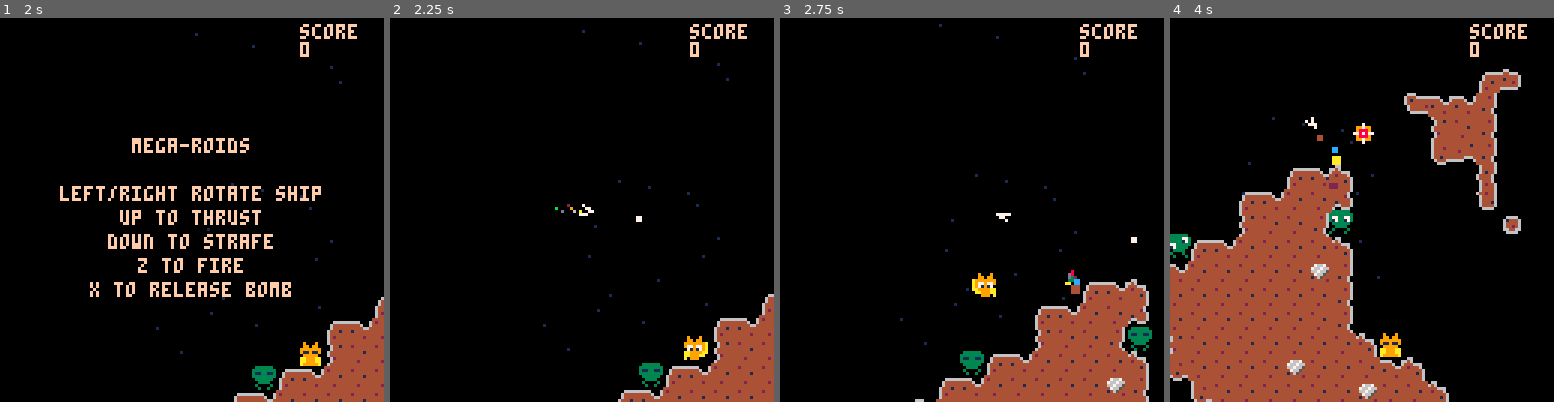
Above: before the commit, frames 1-4 (left to right).
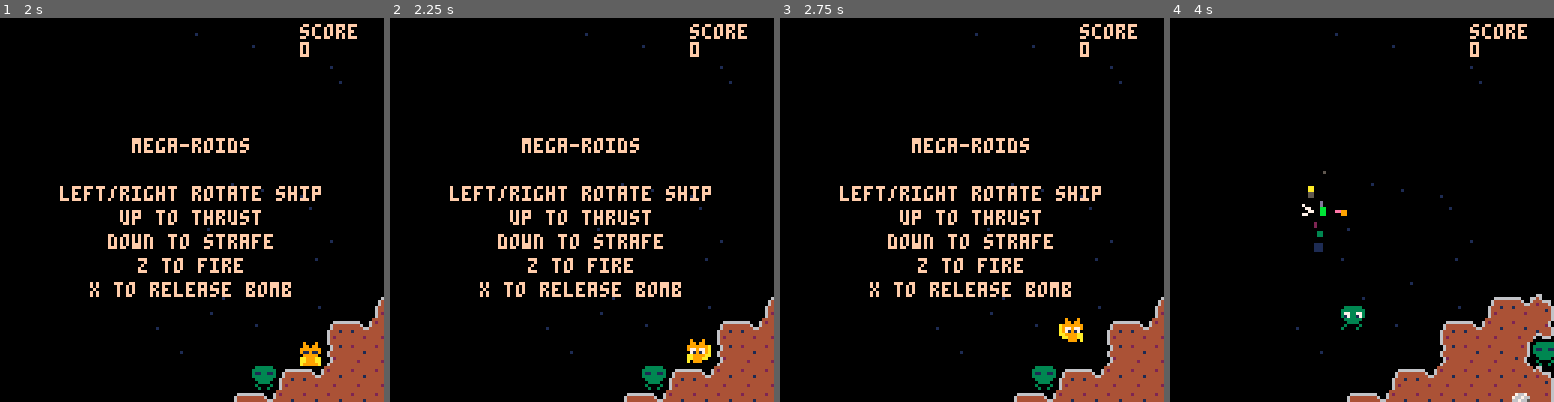
Above: after the commit, the same moments.

Repository: jcupitt/pico8
Game: PICO-8 cartridge mega/mega.p8
Same seed, same stepped clock (60 frames per second), same inputs: the game is played once before the commit and once after it.
Inputs:
- Up to frame 1 (2 s): tap X (X key) at 0.33, 1.07, 1.85 s; tap O (Z key) at 0.7, 1.7 s; hold Right from 1.6 s (still down)
- Up to frame 2 (2.25 s): release Right at 2.1 s; tap O (Z key) at 2.1 s; hold Up from 2.15 s (still down)
- Up to frame 3 (2.75 s): release Up at 2.42 s; hold Right from 2.47 s (still down); tap O (Z key) at 2.5 s
- Up to frame 4 (4 s): tap O (Z key) at 2.9, 3.3, 3.7 s; tap X (X key) at 2.97 s; release Right at 3.03 s; hold Left 3.08-3.58 s; hold Down 3.63-3.97 s

Frame 1 is identical in both runs. In frame 2, 6.3% of the frame differs, in the area x 15-100%, y 3-100%; in frame 3, 14%; in frame 4, 38%, in the area x 0-100%, y 3-100%.

Commit message:
tune 60fps

Diff:
--- a/mega/mega.p8
+++ b/mega/mega.p8
@@ -34,10 +34,11 @@
  for n = 1, m + m * 2 * rnd() do
   local p = add_particle(x, y)
   local a = rnd()
-
-  p.dx = (2 + 0.2 * m) * rnd() * sin(a)
-  p.dy = (2 + 0.2 * m) * rnd() * cos(a)
-  p.l = 30 * rnd() + 10
+  local s = 2 + 0.02 * m
+
+  p.dx = s * rnd() * sin(a)
+  p.dy = s * rnd() * cos(a)
+  p.l = 40 * rnd() + 5
   p.dc = 1
   p.c = 15 * rnd()
   p.s = 3 * rnd()
@@ -48,8 +49,8 @@
  local s = add_particle(x, y)
 
  a += (rnd() - 0.5) * 0.1
- s.dx = 2 * sin(a)
- s.dy = 2 * cos(a)
+ s.dx = sin(a)
+ s.dy = cos(a)
  s.l = 10 * rnd() + 10
  s.dc = 1
  s.c = 15 * rnd()
@@ -59,7 +60,7 @@
 end
 
 function update_particle(p)
- p.dx += -p.dx / 10
+ p.dx += p.ddx - p.dx / 10
  p.dy += p.ddy - p.dy / 10
  p.x += p.dx
  p.y += p.dy
@@ -316,12 +317,12 @@
 function add_bullet(x, y, a)
  local b = add_actor(x, y)
 
- b.dx = 2 * cos(a)
- b.dy = 2 * sin(a)
+ b.dx = cos(a)
+ b.dy = sin(a)
  b.x += b.dx
  b.y += b.dy
  b.sp = 11
- b.l = 50
+ b.l = 80
  b.r = 2
  b.update = update_bullet
 
@@ -350,7 +351,7 @@
 
 function kill_ship()
  alive = false
- dead_timer = 100
+ dead_timer = 200
  explosion(ship.x + 4, ship.y + 4, 200)
  sfx(8)
 end
@@ -389,19 +390,19 @@
  local b = add_actor(x, y)
 
  b.sp = 9
- b.l = 200
+ b.l = 400
  b.update = update_bomb
 
  return b
 end
 
 function update_ship(s)
- s.ddx = -0.02 * s.dx
- s.ddy = -0.02 * s.dy
+ s.ddx = -0.01 * s.dx
+ s.ddy = -0.01 * s.dy
 
  if alive then
   if btn(3) then
-   local t = 0.07
+   local t = 0.03
 
    if btn(1) then
     s.dx -= t * cos(s.angle + 0.25)
@@ -420,20 +421,20 @@
     p.dx += s.dx
    end
   else
-   if(btn(1)) s.angle -= 1 / 32
-   if(btn(0)) s.angle += 1 / 32
+   if(btn(1)) s.angle -= 1 / 64
+   if(btn(0)) s.angle += 1 / 64
   end
 
   if btn(2) then
-   s.dx += 0.1 * cos(s.angle)
-   s.dy += 0.1 * sin(s.angle)
+   s.dx += 0.01 * cos(s.angle)
+   s.dy += 0.01 * sin(s.angle)
 
    local p = jet(s.x + 4, s.y + 4, 1 - s.angle + 0.25)
    p.dy += s.dy
    p.dx += s.dx
   end
 
-  max_speed(s, 2)
+  max_speed(s, 1)
 
   s.bt = max(0, s.bt - 1)
   if btn(4) and s.bt == 0 then
@@ -441,7 +442,7 @@
    b.dx += s.dx
    b.dy += s.dy
 
-   s.bt = 10
+   s.bt = 20
   end
 
   s.bm = max(0, s.bm - 1)
@@ -450,7 +451,7 @@
    b.dx += s.dx
    b.dy += s.dy
 
-   s.bm = 20
+   s.bm = 40
   end
  end
 
@@ -495,8 +496,8 @@
 function update_octo(m)
  m.f = (m.f + 0.2) % 4
 
- m.dx += (ship.x - m.x) * 0.0005
- m.dy += (ship.y - m.y) * 0.0005
+ m.dx += (ship.x - m.x) * 0.0002
+ m.dy += (ship.y - m.y) * 0.0002
  max_speed(m, 10)
 end
 
@@ -519,32 +520,34 @@
 function update_centi(m)
  m.f = (m.f + 0.1) % 2
 
- m.dx += (ship.x - m.x) * 0.0005
- m.dy += (ship.y - m.y) * 0.0005
+ m.dx += (ship.x - m.x) * 0.0002
+ m.dy += (ship.y - m.y) * 0.0002
  max_speed(m, 10)
 end
 
 function update_segment(s)
  local f = s.following
 
- if not f.alive then
-  explosion(s.x + 4, s.y + 4, 5)
-  kill_monster(s)
- end
-
- add(s.queue, {f.x, f.y})
- if #s.queue > 5 then
-  local p = s.queue[1]
-
-  s.x = p[1]
-  s.y = p[2]
-
-  del(s.queue, p)
- end
-
- if alive and pyth(s, ship) < 4 then
-  kill_ship()
-  kill_monster(s)
+ if f then
+  add(s.queue, {f.x, f.y, f.dx, f.dy})
+  if #s.queue > 10 then
+   local p = s.queue[1]
+
+   s.x = p[1]
+   s.y = p[2]
+   s.dx = p[3]
+   s.dy = p[4]
+
+   del(s.queue, p)
+  end
+
+  if not f.alive then
+   s.following = nil
+   s.l = 50
+  end
+ else
+  s.l = max(0, s.l - 1)
+  if(s.l == 0) kill_monster(s) explosion(s.x + 4, s.y + 4, 10)
  end
 end
 
@@ -554,7 +557,8 @@
  s.following = h
  s.alive = true
  s.queue = {}
- s.update = update_segment
+ s.update = update_monster
+ s.sub_update = update_segment
  s.sp = 41
  add(monsters, s)
 
@@ -569,7 +573,7 @@
  m.sp = 39
 
  x = m
- for i = 1, 8 do
+ for i = 1, 15 do
   s = add_segment(x)
   x = s
  end
@@ -634,11 +638,11 @@
   ty += 48 * sin(ship.angle)
  end
 
- screen_dx += (tx - 64 - screen_x) * 0.2
- screen_dy += (ty - 64 - screen_y) * 0.2
-
- screen_dx *= 0.3
- screen_dy *= 0.3
+ screen_dx += (tx - 64 - screen_x) * 0.1
+ screen_dy += (ty - 64 - screen_y) * 0.1
+
+ screen_dx *= 0.2
+ screen_dy *= 0.2
 
  screen_x += screen_dx
  screen_y += screen_dy
@@ -745,7 +749,7 @@
 
 -- game state
 score = 0
-dead_timer = 100
+dead_timer = 200
 screen_x = 4
 screen_y = 4
 screen_dx = 0
@@ -759,10 +763,10 @@
 __gfx__
 0000000003333330033333300333333003333330033333300000800003333330003333000007000070000070000000000000000004a44a400000000000000000
 0000000033333333333337733333333337733333333333330000080837733773033333300997990007999700000000000076670004a44a400000000000000000
-0000000037733773333331733773377331733333311331130003388037133173371331730988890009888900000000000766766044a44a440000000000000000
-00000000317331733773333331733173333337733333333300333888333333333773377377878770098789000007700006676650aaaaaaaa0000000000000000
-00000000033333300173333003333330033331700333333003333380033333303333333309888900098889000007700000766500444994440000000000000000
-00000000003333000033330000333300003333000033330033333300003333000033330009979900079997000000000000065000444994440000000000000000
+0000000037733773333331733773377331733333311331130003388037133173371331730988890009888900000800000766766044a44a440000000000000000
+00000000317331733773333331733173333337733333333300333888333333333773377377878770098789000009a80006676650aaaaaaaa0000000000000000
+0000000003333330017333300333333003333170033333300333338003333330333333330988890009888900008a900000766500444994440000000000000000
+00000000003333000033330000333300003333000033330033333300003333000033330009979900079997000000800000065000444994440000000000000000
 00000000030000300300030000300030003000300300003033333000003003000030030000070000700000700000000000000000444444440000000000000000
 00000000300003000030003000300030000300030030030088333330033003300030030000000000000000000000000000000000444444440000000000000000
 44444444444444440000000006600000444444600644444406444444000000004444446044444444064444600660000000000000066600000000000000000000
Not shown, changed: mega/mega.js
